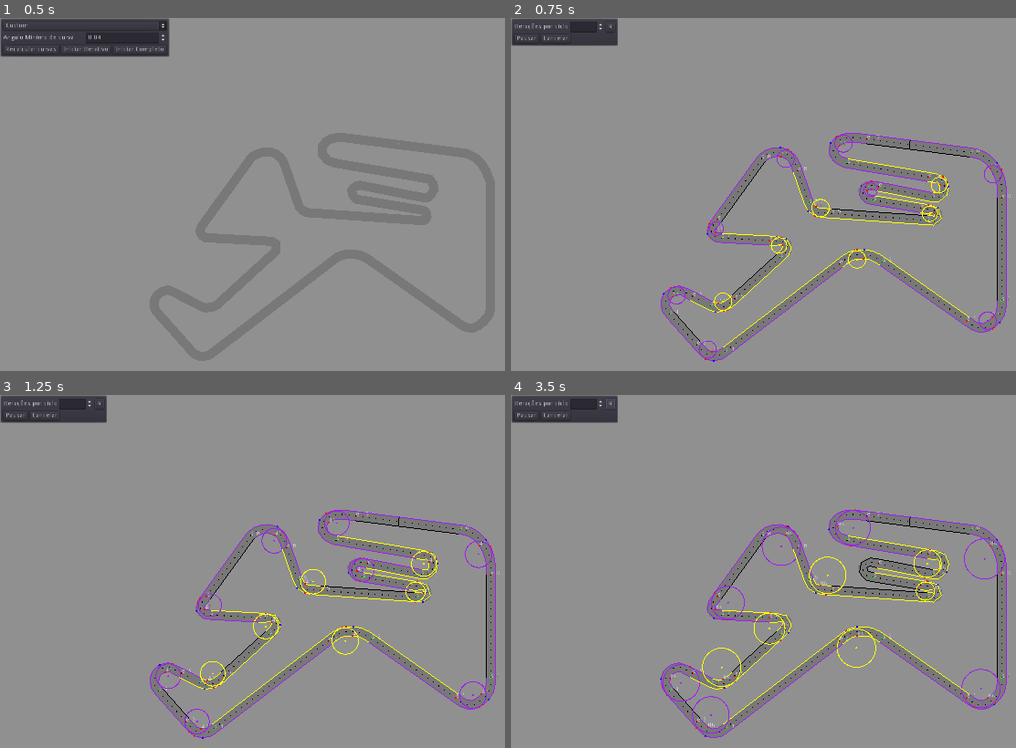
Above: before the commit, frames 1-4 (two rows, left to right).
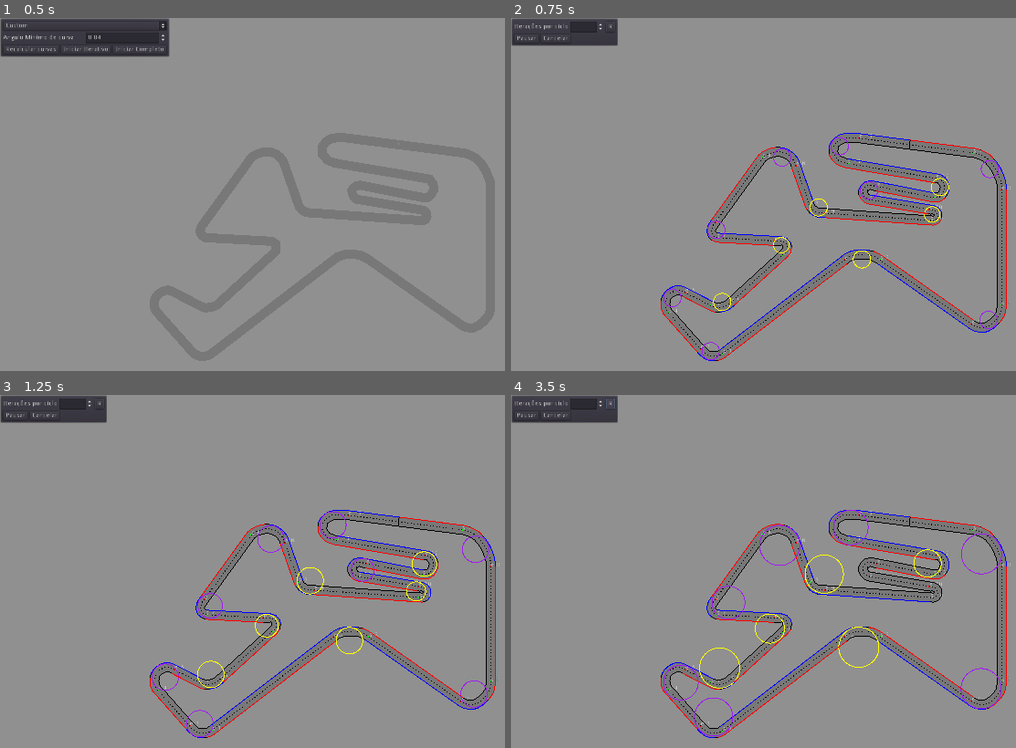
Above: after the commit, the same moments.

Repository: MarcioMed07/racing-line
Game: Godot game, scene res://Scenes/Controller.tscn
Same seed, same stepped clock (60 frames per second), same inputs: the game is played once before the commit and once after it.
Inputs:
- Up to frame 1 (0.5 s): no input
- Up to frame 2 (0.75 s): click "Iniciar Iterativo" at 0.5 s
- Up to frame 3 (1.25 s): no input
- Up to frame 4 (3.5 s): click "Cancelar" at 1.25 s; click "Iniciar Iterativo" at 2 s; click "R" at 2.75 s

Frame 1 is identical in both runs. In frame 2, 2.6% of the frame differs, in the area x 29-99%, y 32-98%; in frame 3, 2.8%; in frame 4, 3.0%.

Commit message:
Everything but monaco working

Diff:
--- a/Scripts/Circle.gd
+++ b/Scripts/Circle.gd
@@ -104,6 +104,7 @@
 	completed = false
 	while !completed:
 		step()
+		update()
 		is_running = !completed
 
 
@@ -184,8 +185,9 @@
 
 
 func update_apex_clipping():
-	apex_opposite = outer_segment[(entry_clipping.index+exit_clipping.index)/2]
-
+	if !second_pass:
+		middle_point_index = (entry_clipping.index+exit_clipping.index)/2
+	apex_opposite = outer_segment[middle_point_index]
 	var min_distance = INF
 	var apex_candidte_index = 0
 	for i in range(inner_segment.size()):
@@ -201,6 +203,8 @@
 
 func closest_point_on_line_segment(A,B,C):
 	var AB = B - A
+	if(AB == Vector2.ZERO):
+		return A
 	var AC = C - A
 	var t = AC.dot(AB) / AB.dot(AB)
 
@@ -237,27 +241,29 @@
 	completed = false
 	second_pass = true
 	second_pass_goal = point
-	outer_segment = outer_segment.slice(1,outer_segment.size())
-	outer_segment.push_front(second_pass_goal)
-	radius = 10
+	for i in range(middle_point_index*0.9):
+		outer_segment[i] = second_pass_goal
+#	outer_segment = outer_segment.slice(middle_point_index*0.9,outer_segment.size())
+#	outer_segment.push_front(second_pass_goal)
+	radius = 0
 	cur_itt = 0
-	m_position = (inner_segment[1]+inner_segment[-2])/2
+	m_position = inner_segment[-1]
 	update_clipping_points()
 	update_hits()
 	resolve(full)
 
 func _draw():
 	if is_running:
-		if second_pass:
-			draw_circle(second_pass_goal, 4, Color.red)
-		for i in range(1,inner_segment.size()):
-			draw_line(inner_segment[i-1],inner_segment[i],complete_color,1)
-		for i in range(1,outer_segment.size()):
-			draw_line(outer_segment[i-1],outer_segment[i],complete_color,1)
-		draw_string(default_font, apex_clipping.point, str(cur_itt))
-		draw_circle(apex_clipping.point,2,Color.red)
-		draw_circle(entry_clipping.point,2,Color.red)
-		draw_circle(exit_clipping.point,2,Color.red)
-		draw_circle(apex_opposite,2,Color.blue)
-		draw_circle(m_position,2,complete_color)
+#		if second_pass:
+#			draw_circle(second_pass_goal, 4, Color.red)
+#		for i in range(1,inner_segment.size()):
+#			draw_line(inner_segment[i-1],inner_segment[i],complete_color,1)
+		for i in range(1,middle_point_index):
+			draw_line(outer_segment[i-1],outer_segment[i],Color.red,2)
+		for i in range(middle_point_index+1, outer_segment.size()):
+			draw_line(outer_segment[i-1],outer_segment[i],Color.blue,2)
+#		draw_string(default_font, apex_clipping.point, str(cur_itt))
+#		draw_circle(apex_clipping.point,3,Color.red)
+#		draw_circle(apex_opposite,2,Color.blue)
+#		draw_circle(m_position,2,complete_color)
 		draw_arc(m_position,radius,0,360,7920,complete_color,2)
--- a/Scripts/Track.gd
+++ b/Scripts/Track.gd
@@ -29,6 +29,7 @@
 var track_length = 0
 var racing_line_length = 0;
 var completed = false
+var point_distance = 7
 
 var frictionCoefficient = 1.7
 var gravity = 10
@@ -179,7 +180,7 @@
 func reload_track():
 	started = false
 	arranged = false
-	centerPoints = normalize_track(points,15)
+	centerPoints = normalize_track(points,point_distance)
 	centerSpeeds = []
 	outerPoints = []
 	innerPoints = []
@@ -290,7 +291,9 @@
 		last_angle = angle
 
 	var i = -1
-	var max_distance_to_combine = 5
+	var max_distance_to_combine = 100/point_distance
+	var always_combine_distance = 25/point_distance
+	var always_combine_size = 25/point_distance
 	while i < segments.size():
 		i += 1
 		if(i >= segments.size()):
@@ -300,26 +303,36 @@
 		var middle_point  = centerPoints[floor((curr_segment.start+curr_segment.end)/2)]
 		var final_point = centerPoints[curr_segment.end]
 		var total_curve_angle = abs((final_point - middle_point).normalized().angle_to((first_point - middle_point).normalized()) / PI)
+		var prev_segment = segments[i-1]
+		var next_segment = segments[(i+1)%segments.size()]
+		var prev_proximity = abs(curr_segment.start - prev_segment.end)
+		var next_proximity = abs(curr_segment.end - next_segment.start)
+
 		if(total_curve_angle > min_curve_angle):
-			var prev_segment = segments[i-1]
-			var next_segment = segments[(i+1)%segments.size()]
-
-			var prev_proximity = abs(curr_segment.start - prev_segment.end)
-			var next_proximity = abs(curr_segment.end - next_segment.start)
-
 			if prev_proximity < max_distance_to_combine and prev_proximity <= next_proximity and curr_segment.direction == prev_segment.direction:
 				segments[i-1].end = curr_segment.end
 				segments.remove(i)
 				i-=1
+				continue
 			elif next_proximity < max_distance_to_combine and next_proximity < prev_proximity and curr_segment.direction == next_segment.direction:
 				segments[(i+1)%segments.size()].start = curr_segment.start
 				segments.remove(i)
 				i-=1
+				continue
+		if prev_proximity <= always_combine_distance and ((curr_segment.end-curr_segment.start) < always_combine_size or curr_segment.direction == prev_segment.direction):
+			segments[i-1].end = curr_segment.end
+			segments.remove(i)
+			i-=1
+			continue
+		if next_proximity <= always_combine_distance and ((curr_segment.end-curr_segment.start) < always_combine_size  or curr_segment.direction == next_segment.direction):
+			segments[(i+1)%segments.size()].start = curr_segment.start
+			segments.remove(i)
+			i-=1
+			continue
 #			else:
 #				segments.remove(i)
 #				i-=1
 
-#	print(segments)
 
 func arrange():
 	innerPoints.resize(centerPoints.size())
@@ -382,7 +395,6 @@
 
 		var start = prev_segment.end if i > 0 else 0 #floor((prev_segment.end + segment.start)/2) if i > 0 else 0
 		var end = next_segment.start if i < segments.size()-1 else centerPoints.size() #floor((next_segment.start + segment.end)/2) if i < segments.size()-1 else centerPoints.size()
-		print([i,start,end])
 
 		var inner_bounds = (innerPoints if segment.direction > 0 else outerPoints).slice(segment.start, segment.end)
 		var outer_bounds = (outerPoints if segment.direction > 0 else innerPoints).slice(start, end)
@@ -439,14 +451,50 @@
 		angle_to += 360
 	return [angle_from,angle_to]
 
-
+var t = []
 func get_intersection_point(i):
 	var circle = circle_at(i)
+	var next_circle = circle_at(i+1)
+	var circles_collided = check_circles_out_collision(i, i+1)
 	var entry_minus_exit = (circle_at(i + 1).entry_clipping.point + circle_at(i).exit_clipping.point)/2
-	return circle.m_position + (circle_at(i).exit_clipping.point - circle.m_position).normalized() * circle.radius
-
-
-var intersection_points = []
+	t.append(entry_minus_exit)
+	return null if !circles_collided else next_circle.m_position + (entry_minus_exit - next_circle.m_position).normalized() * next_circle.radius
+##
+#	var distance = next_circle.m_position.distance_to(circle.m_position)
+#	var radiusSum = circle.radius + next_circle.radius
+#	var radiusDiff = abs(circle.radius - next_circle.radius)
+#	var threshold = 4
+#	if abs(distance - radiusSum) < threshold or abs(distance - radiusDiff) <threshold:
+#		var direction = (next_circle.m_position - circle.m_position).normalized()
+#		t.append(circle.m_position + direction * circle.radius)
+#		return null if !circles_collided else circle.m_position + direction * circle.radius
+#
+#	return null
+
+func append_points_to_racing_line(entry_angle,exit_angle,r,center,direction,points_between):
+	points_between = floor(max(points_between,10))
+	var local_points = []
+	var local_speeds = []
+	var angle = entry_angle
+	var angle_increment = (exit_angle - entry_angle) / float(points_between - 1)
+	var curve_speed = sqrt(frictionCoefficient * gravity * r)
+	for i in range(points_between):
+		var x = center.x + r * cos(angle)
+		var y = center.y + r * sin(angle)
+
+		local_points.append(Vector2(x, y))
+		local_speeds.append(curve_speed)
+		angle += angle_increment
+	racingLinePoints += local_points
+	racingLineSpeeds += local_speeds
+
+
+func convertToPositiveAngle(angle: float) -> float:
+	var convertedAngle  = angle + (2*PI)
+	convertedAngle = fmod(convertedAngle, (2.0*PI))
+	return convertedAngle
+
+
 func completed():
 	controller.changePanel(2)
 	find_curve_speeds()
@@ -459,36 +507,41 @@
 	for i in range(circles.size()):
 		var circle = circle_at(i)
 		var next_circle_index = (i + 1) % circles.size()
-		var circles_collided = check_circles_out_collision(i, next_circle_index)
-
-		if circles_collided:
-			var intersection_point = get_intersection_point(i) #circle.m_position + ((circle_at(i + 1).entry_clipping.point + circle_at(i).exit_clipping.point) / 2 - circle.m_position).normalized() * circle.radius
-			new_angles[i].angle_to = rad2deg(intersection_point.angle_to_point(circle.m_position))
-			new_angles[next_circle_index].angle_from = rad2deg(intersection_point.angle_to_point(circle_at(next_circle_index).m_position))
+		var intersection_point = get_intersection_point(i)
+		if intersection_point != null:
+			new_angles[i].angle_to = (intersection_point.angle_to_point(circle.m_position))
+			new_angles[next_circle_index].angle_from = (intersection_point.angle_to_point(circle_at(next_circle_index).m_position))
 
 	for i in range(circles.size()):
 		var circle = circle_at(i)
 		var angle_to = null
 		var angle_from = null
 		if(new_angles[i].angle_to == null):
-			angle_to = rad2deg(circle.exit_clipping.point.angle_to_point(circle.m_position))
+			angle_to = (circle.exit_clipping.point.angle_to_point(circle.m_position))
 		else:
-			angle_to = new_angles[i].angle_to
+			angle_to = (new_angles[i].angle_to)
 
 		if(new_angles[i].angle_from == null):
-			angle_from = rad2deg(circle.entry_clipping.point.angle_to_point(circle.m_position))
+			angle_from = (circle.entry_clipping.point.angle_to_point(circle.m_position))
 		else:
-			angle_from = new_angles[i].angle_from
-
-		var wrapped_angles = wrap_degrees(angle_from,angle_to)
-		angle_from = wrapped_angles[0]
-		angle_to = wrapped_angles[1]
-
-		if circle.direction > 0:
-			append_points_to_racing_line(deg2rad(angle_from), deg2rad(angle_to), circle.radius, circle.m_position,circle.direction,circle.entry_clipping.point.distance_to(circle.exit_clipping.point)/10)
-		else:
-			append_points_to_racing_line(deg2rad(angle_to), deg2rad(angle_from+360), circle.radius, circle.m_position,circle.direction,circle.entry_clipping.point.distance_to(circle.exit_clipping.point)/10)
-
+			angle_from = (new_angles[i].angle_from)
+		if (angle_to) < (angle_from) and circle.direction > 0:
+			angle_to = convertToPositiveAngle(angle_to)
+		if angle_from < angle_to and circle.direction < 0:
+			angle_from = convertToPositiveAngle(angle_from)
+		print([i,angle_from,angle_to])
+		append_points_to_racing_line((angle_from), (angle_to), circle.radius, circle.m_position,circle.direction,circle.entry_clipping.point.distance_to(circle.exit_clipping.point)/10)
+#		if circle.direction > 0:
+#			append_points_to_racing_line((angle_from), (angle_to), circle.radius, circle.m_position,circle.direction,circle.entry_clipping.point.distance_to(circle.exit_clipping.point)/10)
+#		else:
+#			append_points_to_racing_line((angle_to), (angle_from), circle.radius, circle.m_position,circle.direction,circle.entry_clipping.point.distance_to(circle.exit_clipping.point)/10)
+	for j in range(1):
+		for i in racingLinePoints.size():
+			var curr_point = racingLinePoints[i]
+			var prev_point = racingLinePoints[i-1]
+			var next_point = racingLinePoints[(i+1)%racingLinePoints.size()]
+
+			racingLinePoints[i] = (2*curr_point+prev_point+next_point)/4
 #	for i in range(circles.size()):
 #		var circle = circle_at(i)
 #		var angle_from = rad2deg(circle.entry_clipping.point.angle_to_point(circle.m_position))
@@ -558,26 +611,6 @@
 	return acc - distance if acc - distance > 0 else acc - distance + get_line_length(line)
 
 
-func append_points_to_racing_line(entry_angle,exit_angle,r,center,direction,points_between):
-	points_between = floor(points_between)
-	points_between = max(points_between,10)
-	var curve_speed = sqrt(frictionCoefficient * gravity * r)
-	var local_points = []
-	var local_speeds = []
-	for j in range(1,points_between):
-		var anglePoint = entry_angle + j*(exit_angle-entry_angle)/points_between
-		var curr_point = Vector2(cos(anglePoint),sin(anglePoint)) * r + center
-		local_points.append(curr_point)
-		local_speeds.append(curve_speed)
-	if direction > 0:
-		racingLinePoints += local_points
-	else:
-		var local_points_inv = local_points.duplicate()
-		local_points_inv.invert()
-		racingLinePoints += local_points_inv
-	local_speeds[0] = -1
-	racingLineSpeeds += local_speeds
-
 
 
 
@@ -643,7 +676,7 @@
 		if connect_dots:
 			draw_line(line[i-1],line[i],color,width)
 		if show_center_points:
-			draw_circle(line[i],width*0.8,color)
+			draw_circle(line[i],width*2,color)
 
 
 func circle_at(i) -> Circle:
@@ -724,7 +757,16 @@
 		for i in range(centerPoints.size()):
 			draw_circle(centerPoints[i],racing_line_width*0.8,track_border_color)
 #			draw_string(default_font, centerPoints[i], str(i))
-
+		for i in range(circles.size()):
+			var circle = circle_at(i)
+			if circle.completed:
+				draw_arc(circle.m_position,circle.radius,0,360,7920,circle.complete_color,2)
+				draw_circle(circle.apex_clipping.point,2,Color(i/circles.size(),0,0))
+				draw_circle(circle.entry_clipping.point,2,Color(i/circles.size(),0,0))
+				draw_circle(circle.exit_clipping.point,2,Color(i/circles.size(),0,0))
+				draw_circle(circle.outer_segment[circle.middle_point_index],2,Color.blue)
+		for a in t:
+			draw_circle(a,3,Color.green)
 	if connected_dots:
 		draw_track_line(racingLinePoints, racingLineSpeeds,racing_line_color, racing_line_width)
 		draw_track_line(centerPoints,[], track_border_color, racing_line_width)
